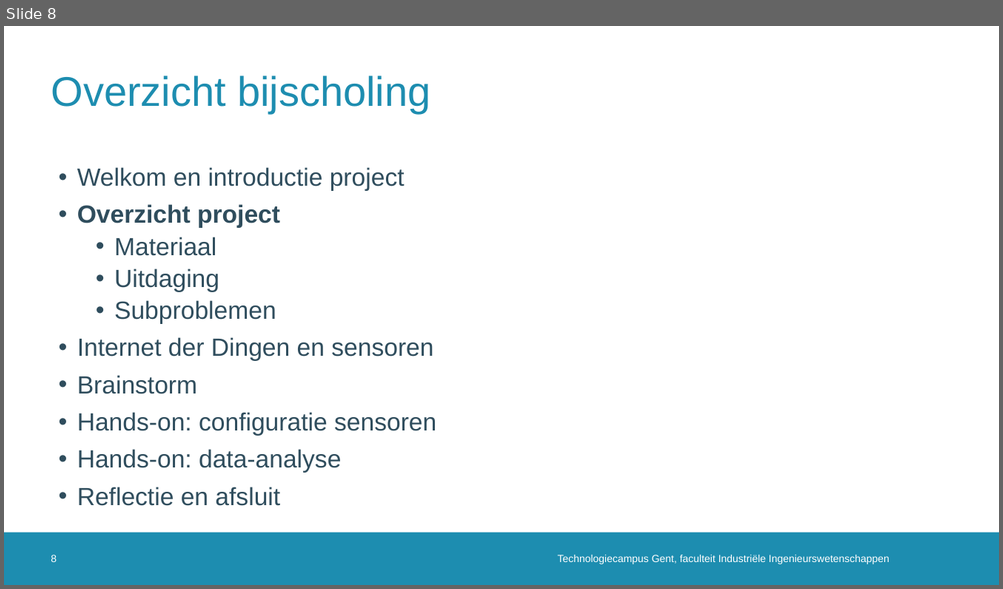
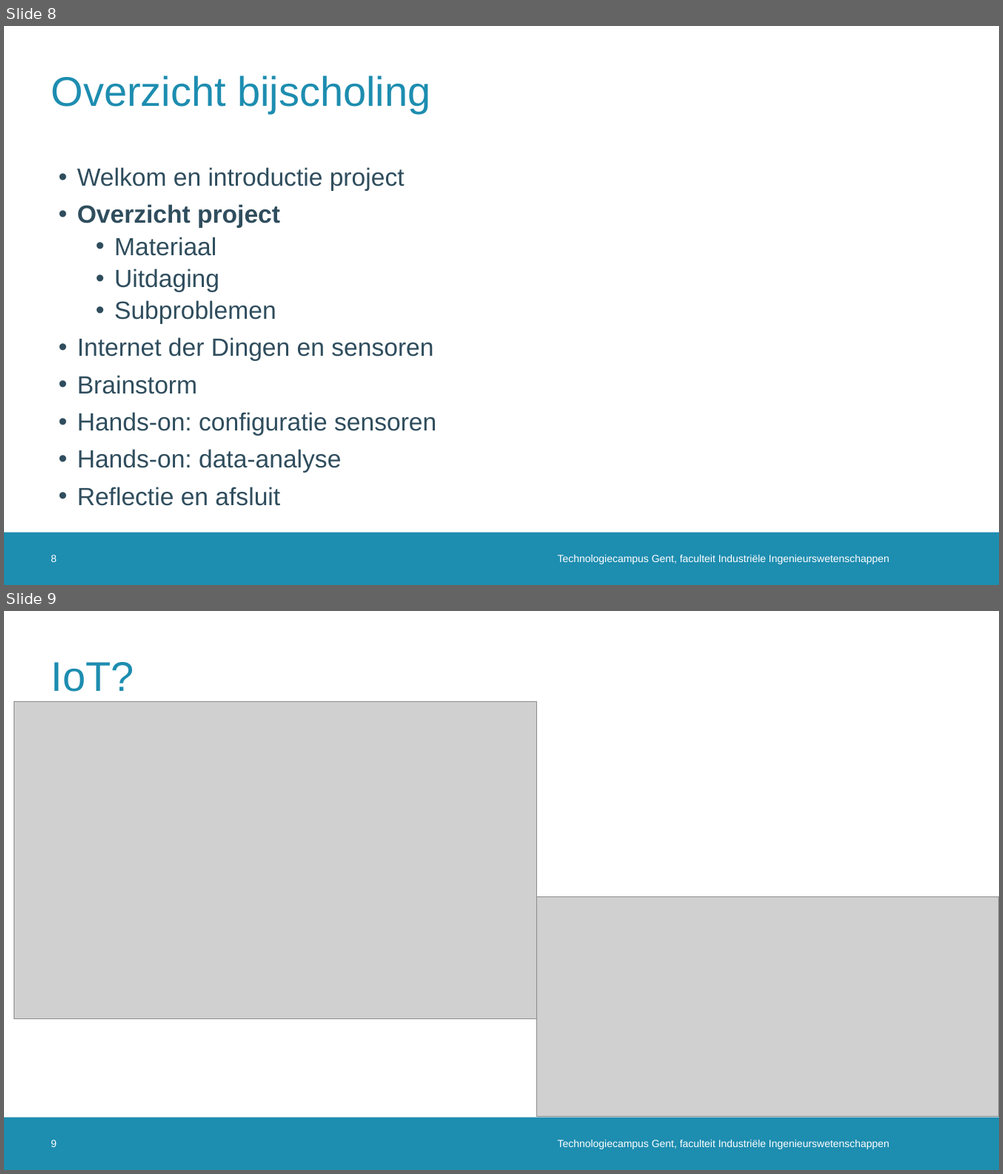
Before and after one commit to dramco-iwast/handleiding-voor-leerkrachten, a slide deck: assets/files/IWAST-bijscholingsmoment.pptx. Shown one above the other, each under a label of ours: slide 8 before the commit, slides 8 and 9 after it. The pictures are 1003x589 and 1003x1174 pixels, drawn with LibreOffice and Linux fonts; fonts in the diff are those of the drawing; grey boxes stand for pictures; background and template pictures are left out. Boxes give left, top, right and bottom in pixels: in the first picture for what was removed or moved away, otherwise in the second. Text is boxed around its words. In the diff, an @@ line names an element or a change of style, - is before the commit and + after.

```diff
--- a/assets/files/IWAST-bijscholingsmoment.pptx
+++ b/assets/files/IWAST-bijscholingsmoment.pptx
@@ slide 9 added at [4, 611, 999, 1170], background #FFFFFF; not listed: 1 template element that a slide beside it also shows @@
@@ title added at [51, 662, 134, 692], 40 pt, text #1D8DB0 @@
+IoT?
@@ picture added at [14, 702, 537, 1019] @@
@@ picture added at [537, 897, 999, 1118] @@
@@ page number added at [51, 1140, 57, 1147], 10 pt, text #FFFFFF @@
+9
@@ text added at [558, 1140, 889, 1150], 10 pt, text #FFFFFF @@
+Technologiecampus Gent, faculteit Industriële Ingenieurswetenschappen
```
Also in this commit, not shown: 3 slides changed, 2 other slides added.
